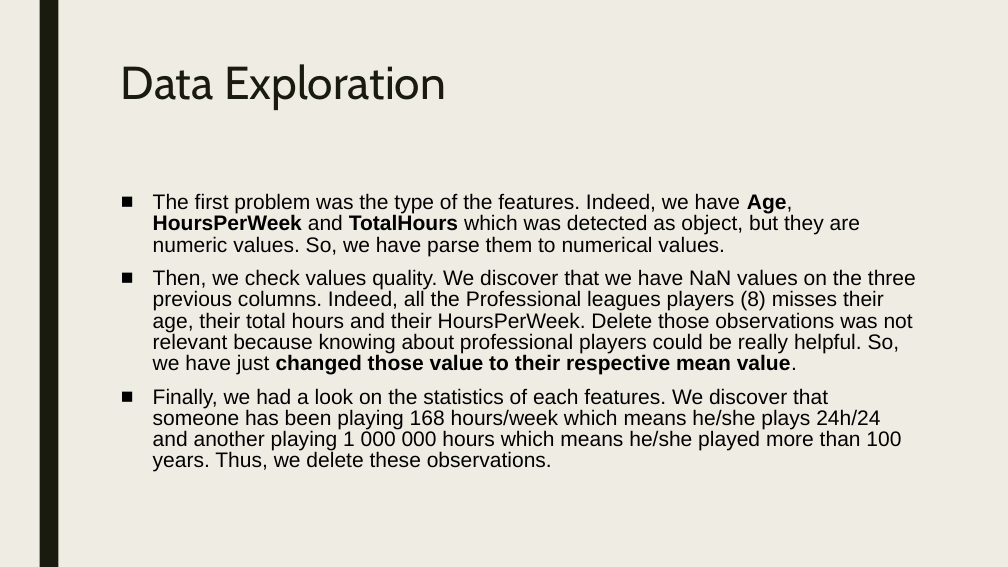
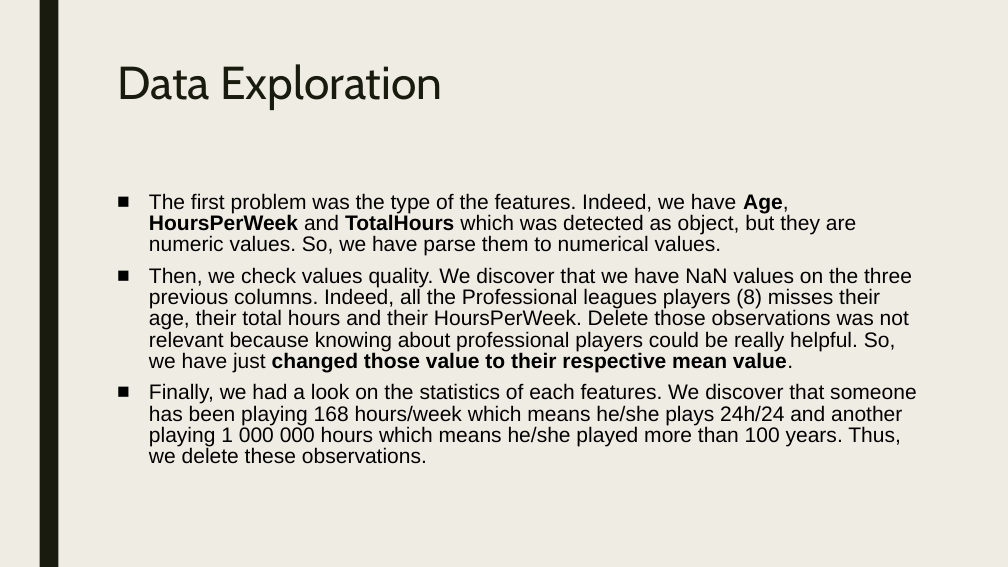
Before and after one commit to VictorGoubet/Dataset-Analysis, a slide deck: slide 3 of Powerpoint.pptx. Drawn at 1008x567 pixels with LibreOffice and Linux fonts; fonts in the diff are those of the drawing. Boxes give left, top, right and bottom in pixels: in the first picture for what was removed or moved away, otherwise in the second. Text is boxed around its words. In the diff, an @@ line names an element or a change of style, - is before the commit and + after.

```diff
--- a/Powerpoint.pptx
+++ b/Powerpoint.pptx
@@ title "Data Exploration": place and size @@
-title "Data Exploration" at bbox=[121, 64, 446, 110]
+title "Data Exploration" at bbox=[117, 64, 442, 110]
@@ text "The first problem was the ..." at bbox=[149, 193, 916, 464]: line spacing 0.84 to 0.85; less space between paragraphs @@
```
Also in this commit, not shown: 8 other slides changed.
